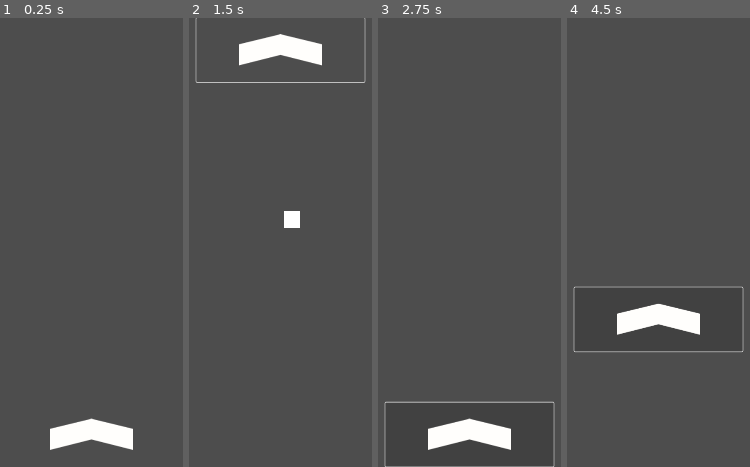
Above: before the commit, frames 1-4 (left to right).
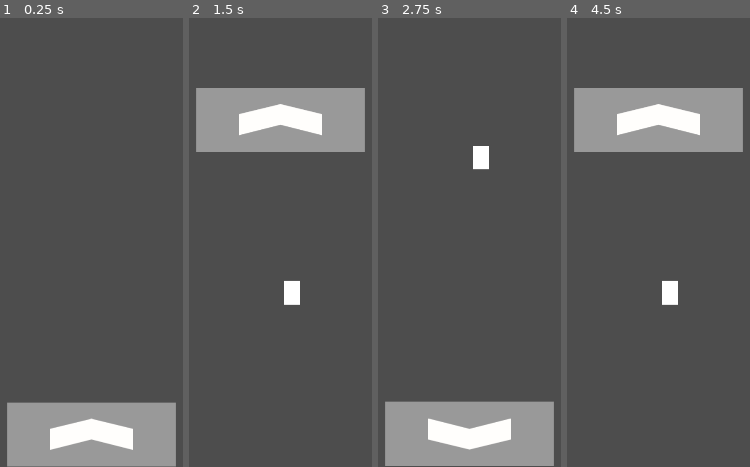
Above: after the commit, the same moments.

Repository: CyberGardenDrone/Application
Game: Godot game, scene res://Content/Scenes/root.tscn
Two runs of this game, one before a commit and one after it. Both use one fixed random seed, a clock stepped at 60 frames per second and the inputs below.
Inputs (mouse positions are in pixels of both pictures, inside the frame that each line leads up to; where the layout moved, square brackets give the same spot in the first picture):
- Up to frame 1 (0.25 s): no input
- Up to frame 2 (1.5 s): click (280, 435) at 0.5 s; click (280, 435) at 1.27 s
- Up to frame 3 (2.75 s): click (469, 435) [469, 49] at 2 s
- Up to frame 4 (4.5 s): click (658, 435) at 2.77 s; click (658, 435) [658, 49] at 3.5 s; click (658, 435) at 4.27 s

The runs differ from the first frame. In frame 1, 11% of the frame differs, in the area x 3-97%, y 85-100%; in frame 2, 17%; in frame 3, 12%; in frame 4, 17%, in the area x 3-97%, y 15-75%.

Commit message:
Good

Diff:
--- a/Content/Scenes/menu.tscn
+++ b/Content/Scenes/menu.tscn
@@ -3,8 +3,7 @@
 [ext_resource type="Script" path="res://Content/Scripts/menu.gd" id="1_yhqol"]
 [ext_resource type="Texture2D" uid="uid://cbq4dewvbwvo7" path="res://Content/Textures/Rectangle 2(6).png" id="2_gxtni"]
 [ext_resource type="Theme" uid="uid://cttqyp62eom6m" path="res://Content/Themes/MenuTheme.tres" id="2_h1sot"]
-
-[sub_resource type="StyleBoxTexture" id="StyleBoxTexture_ufddx"]
+[ext_resource type="StyleBox" uid="uid://byraflk760pws" path="res://Content/Themes/NormalBut.tres" id="3_tjfh0"]
 
 [node name="Menu" type="Control"]
 layout_mode = 3
@@ -25,11 +24,11 @@
 offset_left = -600.0
 offset_top = -155.0
 offset_right = 600.0
-offset_bottom = 925.0
+offset_bottom = 1079.0
 grow_horizontal = 2
 grow_vertical = 0
 
-[node name="ConsoleButton" type="Button" parent="ConsolePanel"]
+[node name="ConsoleButtonUP" type="Button" parent="ConsolePanel"]
 layout_mode = 1
 anchors_preset = 5
 anchor_left = 0.5
@@ -39,7 +38,26 @@
 offset_bottom = 154.0
 grow_horizontal = 2
 theme = ExtResource("2_h1sot")
-theme_override_styles/normal = SubResource("StyleBoxTexture_ufddx")
+theme_override_styles/normal = ExtResource("3_tjfh0")
+icon = ExtResource("2_gxtni")
+icon_alignment = 1
+
+[node name="ConsoleButtonDOWN" type="Button" parent="ConsolePanel"]
+layout_mode = 1
+anchors_preset = 7
+anchor_left = 0.5
+anchor_top = 1.0
+anchor_right = 0.5
+anchor_bottom = 1.0
+offset_left = -202.001
+offset_top = -154.0
+offset_right = 202.001
+grow_horizontal = 2
+grow_vertical = 0
+rotation = 3.14159
+pivot_offset = Vector2(202, 77)
+theme = ExtResource("2_h1sot")
+theme_override_styles/normal = ExtResource("3_tjfh0")
 icon = ExtResource("2_gxtni")
 icon_alignment = 1
 
@@ -53,4 +71,5 @@
 offset_right = 482.4
 offset_bottom = 383.04
 
-[connection signal="pressed" from="ConsolePanel/ConsoleButton" to="." method="_on_console_button_pressed"]
+[connection signal="pressed" from="ConsolePanel/ConsoleButtonUP" to="." method="_on_console_button_pressed"]
+[connection signal="pressed" from="ConsolePanel/ConsoleButtonDOWN" to="." method="_on_console_button_down_pressed"]
--- a/Content/Scripts/menu.gd
+++ b/Content/Scripts/menu.gd
@@ -20,13 +20,15 @@
 
 
 func _on_console_button_pressed():
-	if(!IsKonsoleUp):
-		MoveConsoleTween = get_tree().create_tween()
-		MoveConsoleTween.set_ease(Tween.EASE_IN_OUT)
-		MoveConsoleTween.tween_property($ConsolePanel,"position:y",0, 0.5)
-		IsKonsoleUp = true
-	else:
-		MoveConsoleTween = get_tree().create_tween()
-		MoveConsoleTween.set_ease(Tween.EASE_IN_OUT)
-		MoveConsoleTween.tween_property($ConsolePanel,"position:y",925, 0.5)
-		IsKonsoleUp = false
+	MoveConsoleTween = get_tree().create_tween()
+	MoveConsoleTween.set_ease(Tween.EASE_OUT)
+	MoveConsoleTween.tween_property($ConsolePanel,"position:y",-157, 0.5)
+	IsKonsoleUp = true
+
+
+
+func _on_console_button_down_pressed():
+	MoveConsoleTween = get_tree().create_tween()
+	MoveConsoleTween.set_ease(Tween.EASE_IN)
+	MoveConsoleTween.tween_property($ConsolePanel,"position:y",925, 0.5)
+	IsKonsoleUp = false
--- /dev/null
+++ b/Content/Themes/NormalBut.tres
@@ -0,0 +1,3 @@
+[gd_resource type="StyleBoxFlat" format=3 uid="uid://byraflk760pws"]
+
+[resource]
